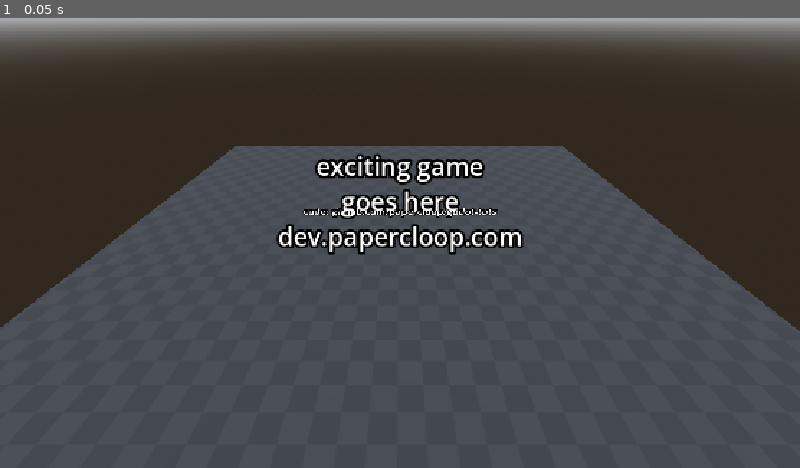
Above: before the commit, frame 1.
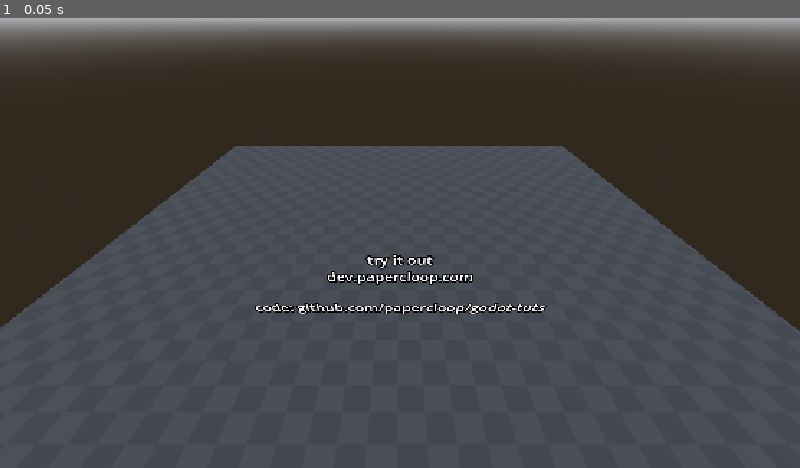
Above: after the commit, the same moment.

Repository: papercloop/godot-tuts
Game: Godot game, scene res://main.tscn
The game is run twice, just before and just after one commit, with the same random seed, the same clock (stepped at 60 frames per second) and the same inputs.
Inputs:
- Up to frame 1 (0.05 s): no input

The runs differ from the first frame. In frame 1, 3.8% of the frame differs, in the area x 31-69%, y 30-66%.

Commit message:
changing labels

Diff:
--- a/main.tscn
+++ b/main.tscn
@@ -20,6 +20,11 @@
 
 [node name="main" type="Node3D" unique_id=2112397449]
 
+[node name="Label3D2" type="Label3D" parent="." unique_id=1188006304]
+transform = Transform3D(1, 0, 0, 0, 0.997917, 0.06451106, 0, -0.06451106, 0.997917, 0, 0.7260027, 1.7935035)
+text = "try it out
+dev.papercloop.com"
+
 [node name="WorldEnvironment" type="WorldEnvironment" parent="." unique_id=154014319]
 environment = SubResource("Environment_h2yge")
 
@@ -37,12 +42,6 @@
 
 [node name="Camera3D" type="Camera3D" parent="Node3D" unique_id=1962086293]
 
-[node name="Label3D" type="Label3D" parent="Node3D" unique_id=1188006304]
-transform = Transform3D(1, 0, 0, 0, 1, 0, 0, 0, 1, 0, 0.26839447, -1.8797455)
-text = "exciting game
-goes here
-dev.papercloop.com"
-
 [node name="Label3D" type="Label3D" parent="." unique_id=102923928]
-transform = Transform3D(1, 0, 0, 0, 1, 0, 0, 0, 1, 0, 0.33420134, 0)
+transform = Transform3D(1, 0, 0, 0, 1, 0, 0, 0, 1, 0, 0.33420134, 1.987128)
 text = "code: github.com/papercloop/godot-tuts"
